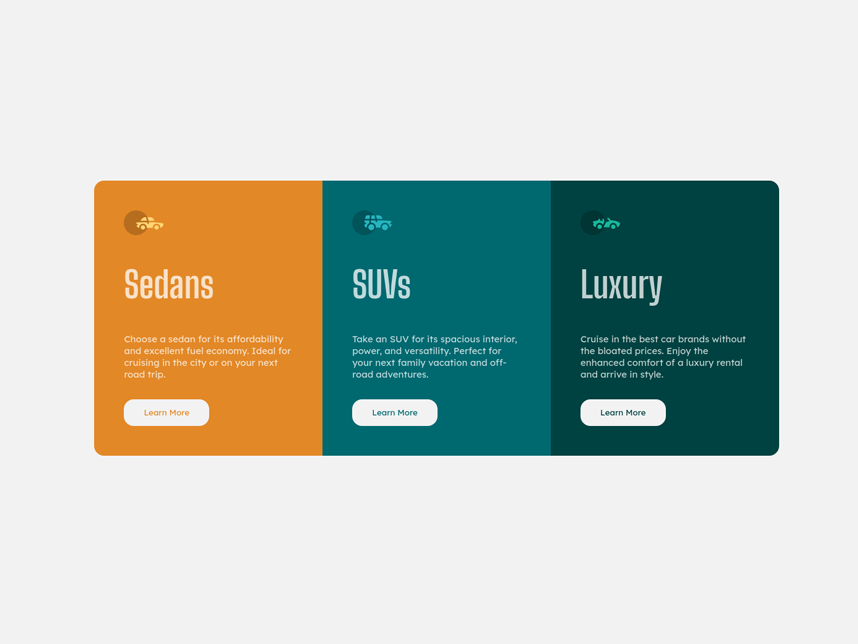
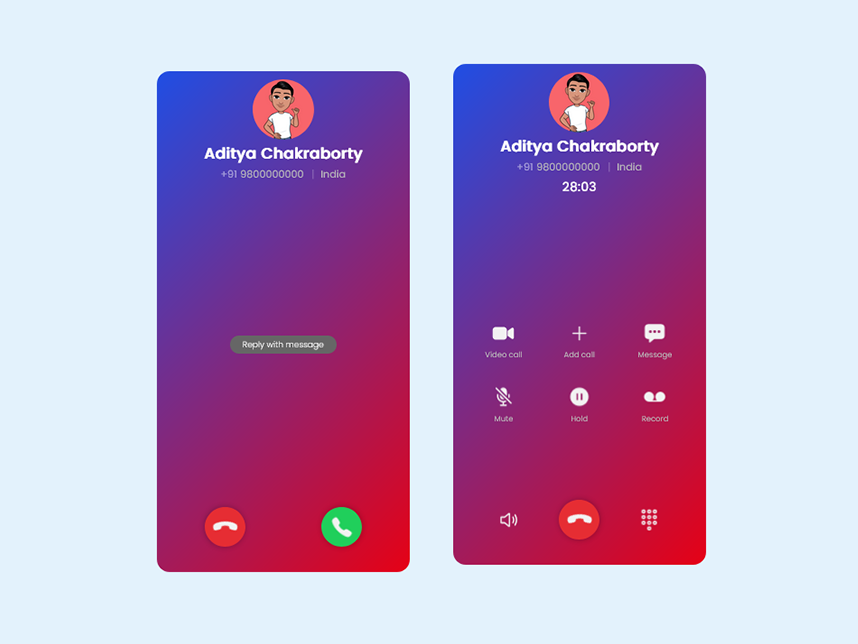
Two versions of the same layered image (w=858, h=644). Layer-by-layer changes:
removed layer "Layer 2" over <box>5,123,854,522</box>
added layer "desktop view" above "Color Fill 1" over <box>35,45,858,600</box>
painted on "Color Fill 1" over <box>0,0,858,644</box>
